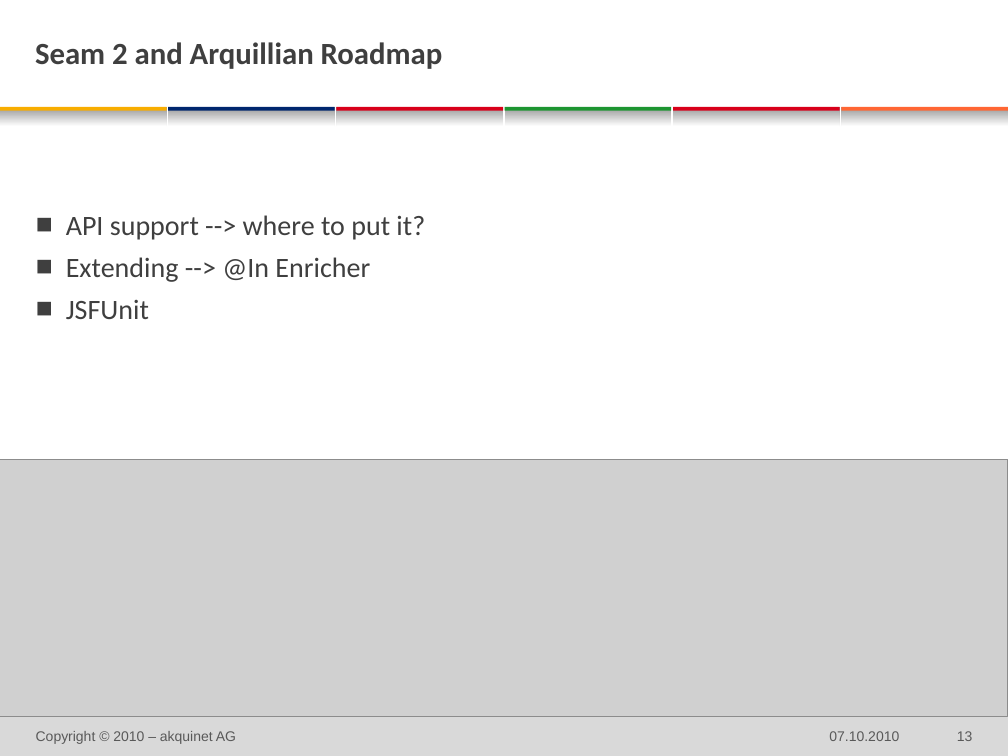
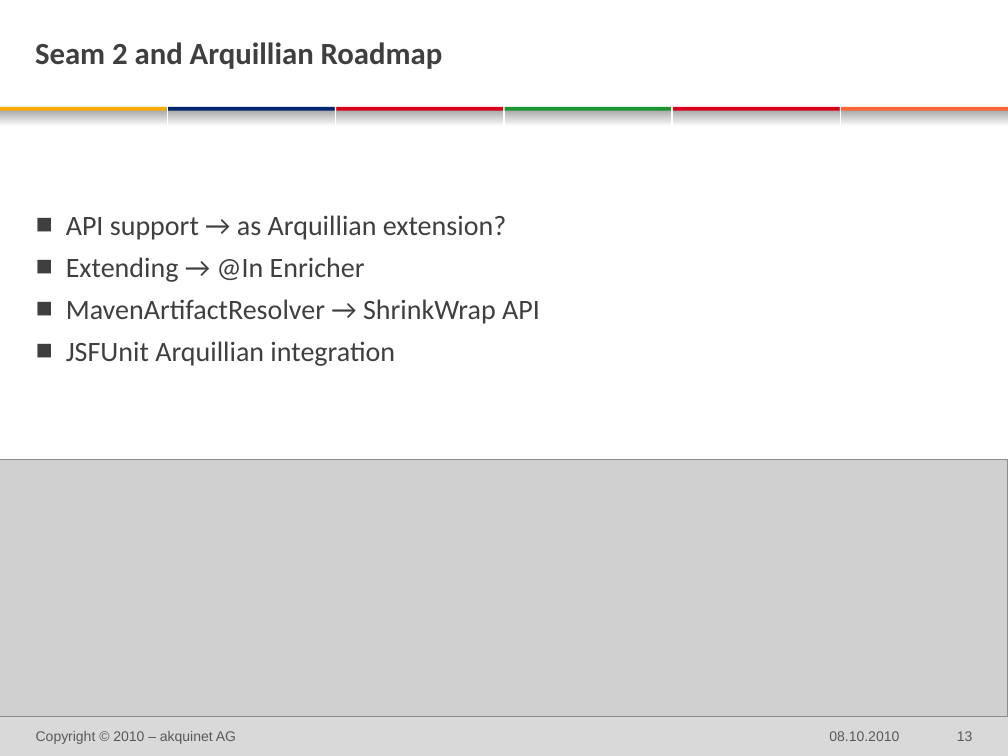
Before and after one commit to michaelschuetz/seamArquillian-judcon2010, a slide deck: slide 13 of doc/judcon_SeamArquillian.pptx. Drawn at 1008x756 pixels with LibreOffice and Linux fonts; fonts in the diff are those of the drawing; grey boxes stand for pictures; background and template pictures are left out. Boxes give left, top, right and bottom in pixels: in the first picture for what was removed or moved away, otherwise in the second. Text is boxed around its words. In the diff, an @@ line names an element or a change of style, - is before the commit and + after.

```diff
--- a/doc/judcon_SeamArquillian.pptx
+++ b/doc/judcon_SeamArquillian.pptx
@@ text at [66,215,540,366]: text changed @@
-  ■ API support --> where to put it?
-  ■ Extending --> @In Enricher
-  ■ JSFUnit
+  ■ API support → as Arquillian extension?
+  ■ Extending → @In Enricher
+  ■ MavenArtifactResolver → ShrinkWrap API
+  ■ JSFUnit Arquillian integration
@@ text at [829,731,899,741]: text changed @@
-07.10.2010
+08.10.2010
```
Also in this commit, not shown: 13 other slides changed, 1 other file.
